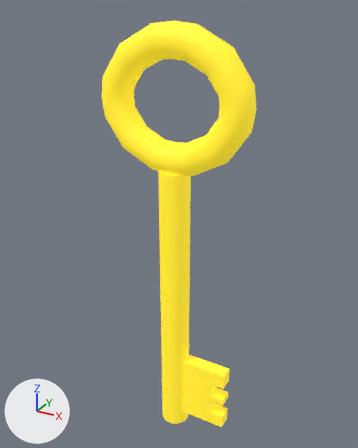
Two versions of the FBX model Assets/Models/RadioactiveKey.fbx, one commit apart.
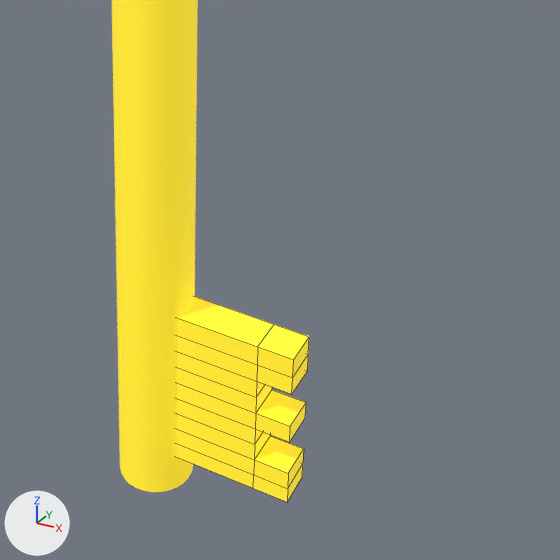
The first picture shows the older version from a camera (50 mm lens) standing at (0.072, -0.128, 0.1446) and looking at (-0.0005, 0.0038, 0.0787). The close-ups show both versions on the part from 34% to 89% of the width and 56% to 100% of the height of that picture. The lights are fixed; the arrows at lower left show +X, +Y and +Z. The close-ups show mesh edges as thin lines. Where no turn or scale is listed for an object, it has been applied to the vertices. Vertices at the same position are counted once.

Before the edit, the objects in view are built like this:
```python
me_cube_001 = bpy.data.meshes.new('Cube.001')
me_cube_001.from_pydata(...)  # 56 vertices, 54 faces; spans x -0.0087..0.0085, y -0.0024..0.0024, z -0.0126..0.0103
me_cube_001.materials.append(mat_material_001)  # yellow #ffe52d
me_nurbscurve_001 = bpy.data.meshes.new('NurbsCurve.001')
me_nurbscurve_001.from_pydata(...)  # 1728 vertices, 1820 faces; spans x -0.025..0.025, y -0.005..0.005, z 0.0..0.141
me_nurbscurve_001.materials.append(mat_material_001)  # yellow #ffe52d
ob_cube = bpy.data.objects.new('Cube', me_cube_001)
ob_cube.location = (0.012, 0.0, 0.018)
ob_nurbscurve = bpy.data.objects.new('NurbsCurve', me_nurbscurve_001)
ob_nurbscurve.location = (0.0, 0.0, 0.0)
```
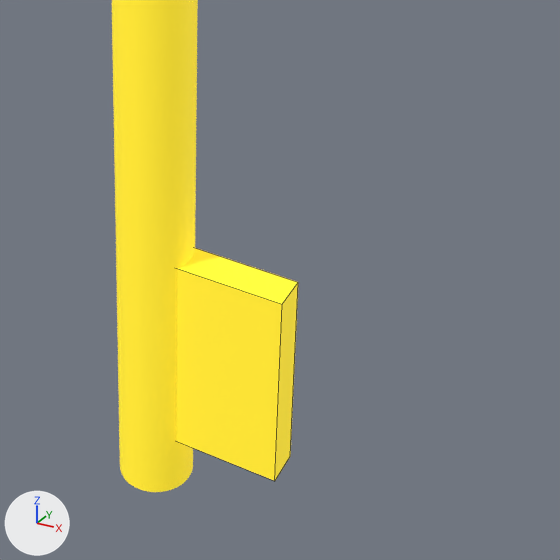
The newer file is also rescaled (x10.0) as a whole; pictures and numbers use the older file's frame.

The change in detail:
me_cube_001 is used by ob_cube; location (0.012, 0.0, 0.018).
me_cube_001 had 56 vertices, 54 faces and spanned x -0.0087..0.0085, y -0.0024..0.0024, z -0.0126..0.0103.
me_cube_001 now has 8 vertices, 6 faces and spans x -0.0107..0.0067, y -0.0024..0.0024, z -0.0099..0.0179.
me_cube_001 part 1: the whole mesh is rebuilt.

Pixel boxes [x1, y1, x2, y2] of what changed, in the close-ups (560 x 560 px):
'Cube', reshaped
    before: [176, 297, 309, 502]
    after: [176, 248, 298, 481]
